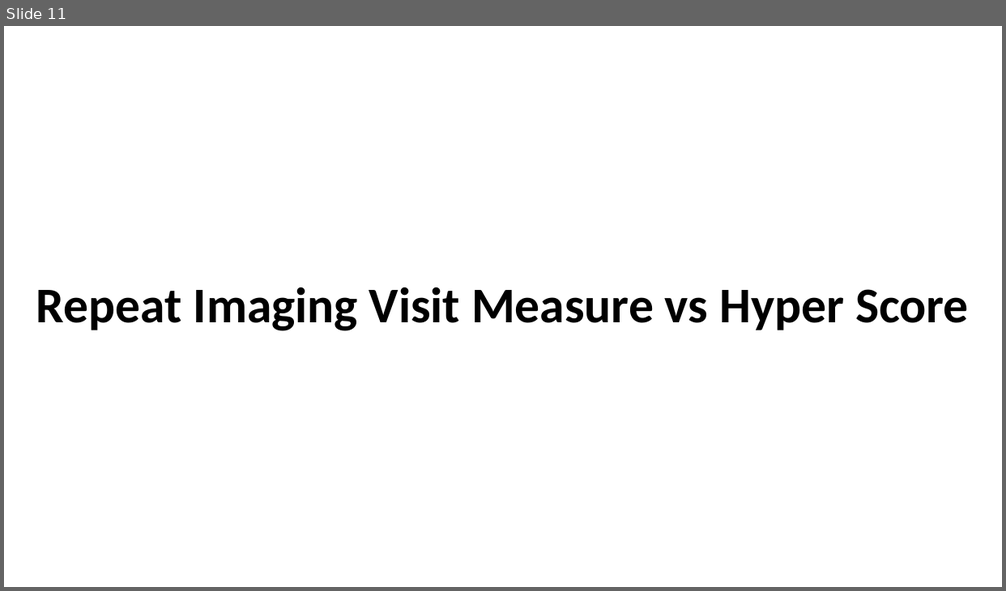
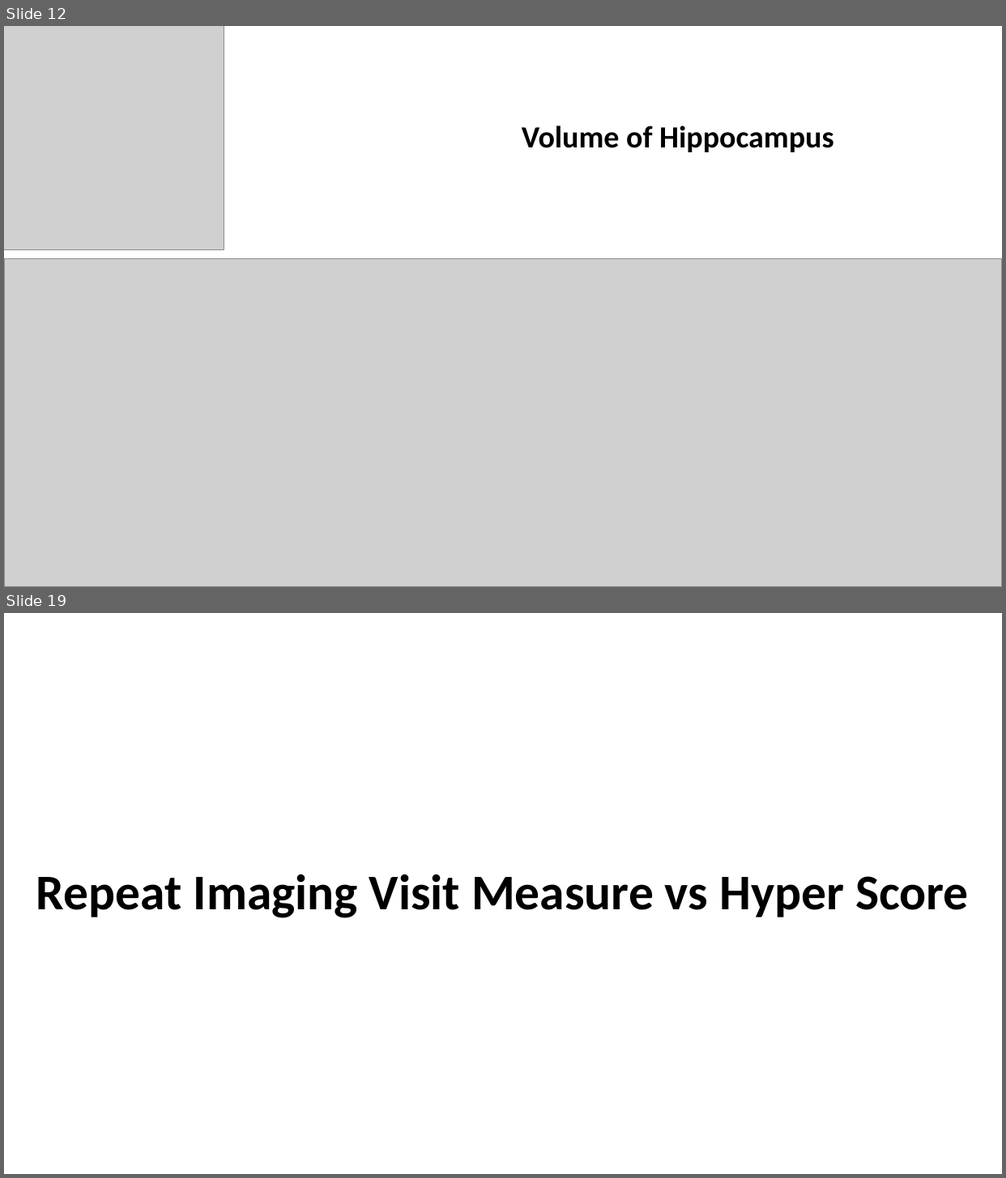
Before and after one commit to zhaohanxiong/OxfordCVM, a slide deck: resources/job_results2.pptx. Shown one above the other, each under a label of ours: slide 11 before the commit, slides 12 and 19 after it; the slides between them are not shown. The pictures are 1006x591 and 1006x1178 pixels, drawn with LibreOffice and Linux fonts; fonts in the diff are those of the drawing; grey boxes stand for pictures. Boxes give left, top, right and bottom in pixels: in the first picture for what was removed or moved away, otherwise in the second. Text is boxed around its words. In the diff, an @@ line names an element or a change of style, - is before the commit and + after.

```diff
--- a/resources/job_results2.pptx
+++ b/resources/job_results2.pptx
@@ slide 12 added at (4, 26, 1002, 587), background #FFFFFF @@
@@ picture added at (4, 26, 224, 250) @@
@@ text added at (522, 126, 834, 152), 29.6 pt, text #000000, bold @@
+Volume of Hippocampus
@@ picture added at (4, 258, 1002, 587) @@
@@ what was slide 11 is now slide 19 @@
```
Also in this commit, not shown: 1 slide changed, 14 other slides added, 4 slides removed.
